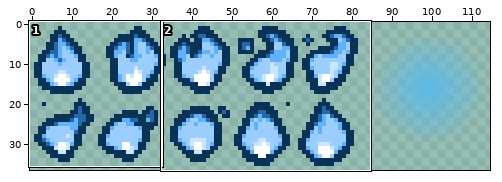
File history of a sprite sheet, resources/gfx/familiar/familiar_vesta_bethany.png. Above: a wide view before the commit, with the close-up outlined.
Close-up. Earlier state:
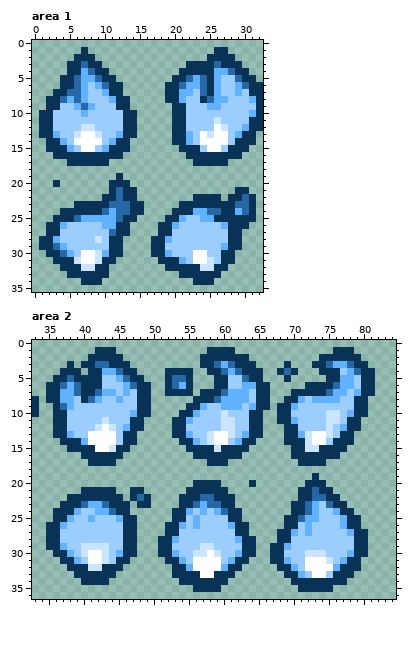
The file is 115x37 pixels. Pixels under 10% opacity are left out. Colours within 5 levels of each other are drawn and written as one. Shown: area 1: x 0..32, y 0..35; area 2: x 33..84, y 0..36.
After:
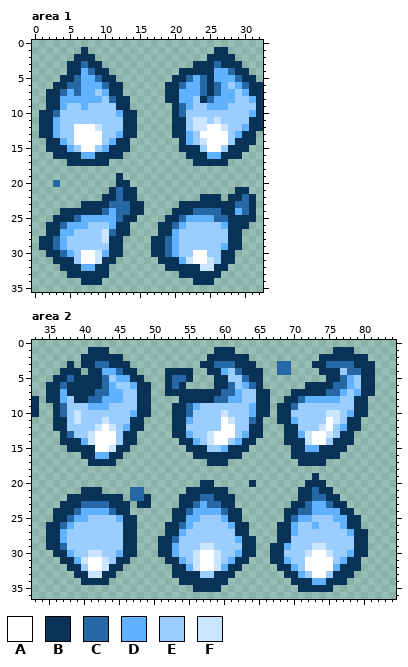
Palette (. is transparent): A #ffffff  B #083256  C #2668a5  D #60b2ff  E #9bceff  F #c9e5ff
Edits made:
Changed rows in their new state; - is an unchanged pixel.
Area 1:
first column x 2:
 3 --------------------.--------
 5 -------------------------DD--
 6 -B-C--D-----------------CD---
 7 B-CD--D--------------D--CDDED
 8 --D-D-DD-C----------D-----D--
 9 --D-EDE------------CD----D---
10 -C---E----D--------C---------
11 -D-------------------FF------
12 -D--AAAF-------------FFA-----
13 ----A--A---------------A-----
14 ------------------.---F------
16 -----DD----------------DD----
first column x 3:
20 C-------.----------------
22 --------------------.----
23 ---.---------------------
24 --------------------CC---
25 ------------------CDD--CC
26 -CDDD--E---------CD------
27 -DD----F---------D-------
28 CD----EF--------CD-------
29 ----------------CD-------
30 ----------------CD-------
31 ---E---------------F-----
32 ----DD-------------------
Area 2:
first column x 36:
 1 -----B--.-------------.-----------------------
 2 ----B----------------.----------------------B-
 3 ------------------------C-------CC------CC---B
 4 ------------------------DE------C-.-------C---
 5 -------C--D----------------------.-------C----
 6 --BB---CD-ED------B.-----C--C-.----------C----
 7 --BB---C-DE---------B----C-E------------C-----
 8 --EB--CDD---------BB----C--E-------CD---------
 9 --E--DDD---------BBCDE--EEE-------C-----------
10 -C-F-------------B-CE-------D-B---------------
11 ---F--------------------A---C----------A------
12 ------------------------AA------------FA------
13 .-C--F-------------------A--------------------
14 -----F----------------------------------------
15 ----------------------EED-----------DD--------
16 ------DD--------------------------------------
first column x 37:
20 -------------------.--.-----------------
21 ------..--CC----------------------------
22 ----------C-----------------------------
23 ----CC-------------------------------D--
24 --CDD-------------CD-D----------B-C--DD-
25 -CDDE-------------D----D---------CD-E--D
26 CD---------------CDE-----------B-D-ED---
27 D----------------D-----------------E----
28 D---------------C-----------------------
29 C--EEEE---------D-------------------FF--
30 ---EFFE-------------A---------------AAF-
31 ---F---------------F--F---------------A-
32 ---EAAF------------F--F-----------------
33 ----FF--------------EE------------------
34 ------------------------------------DD--
